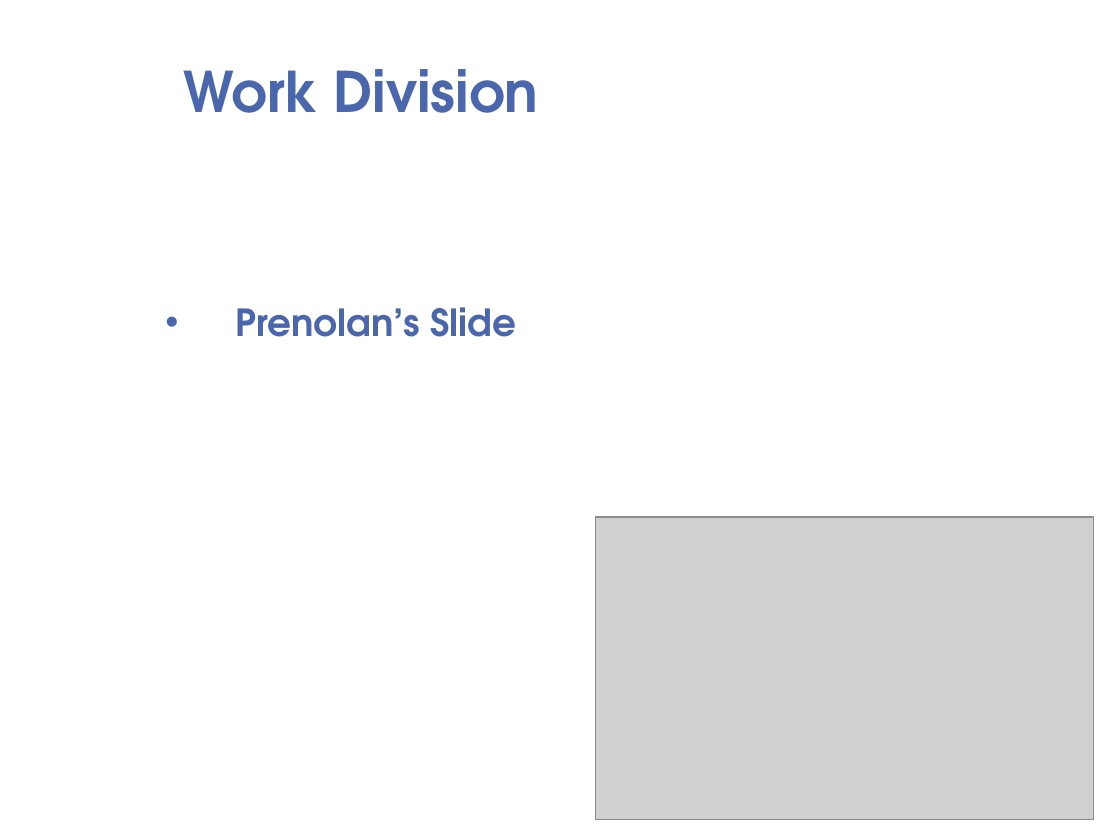
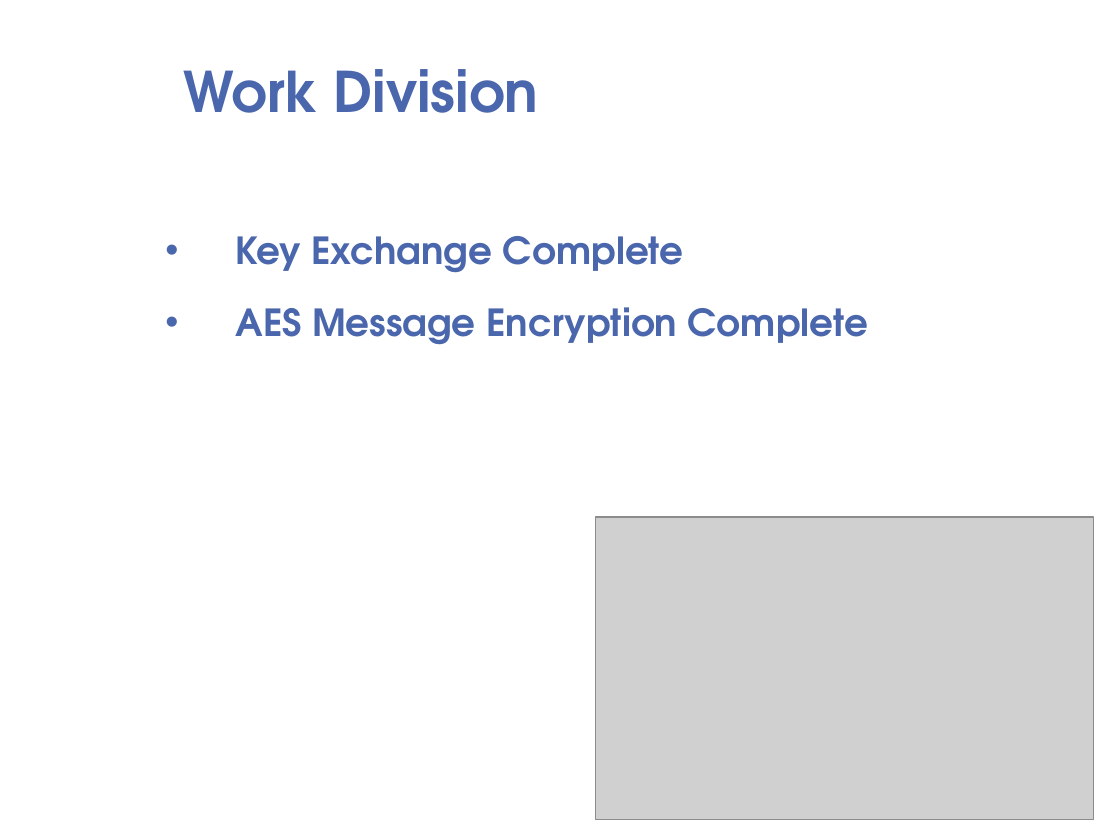
Before and after one commit to psengelke/linphone-android-group-chat, a slide deck: slide 4 of Project Documentation/Demos/Demo 04/Demo 04.pptx. Drawn at 1120x840 pixels with LibreOffice and Linux fonts; fonts in the diff are those of the drawing; grey boxes stand for pictures; background and template pictures are left out. Boxes give left, top, right and bottom in pixels: in the first picture for what was removed or moved away, otherwise in the second. Text is boxed around its words. In the diff, an @@ line names an element or a change of style, - is before the commit and + after.

Commit message:
Demo

```diff
--- a/Project Documentation/Demos/Demo 04/Demo 04.pptx
+++ b/Project Documentation/Demos/Demo 04/Demo 04.pptx
@@ text at (235, 236, 869, 345): text changed @@
-• Prenolan’s Slide
+• Key Exchange Complete
+• AES Message Encryption Complete
```
